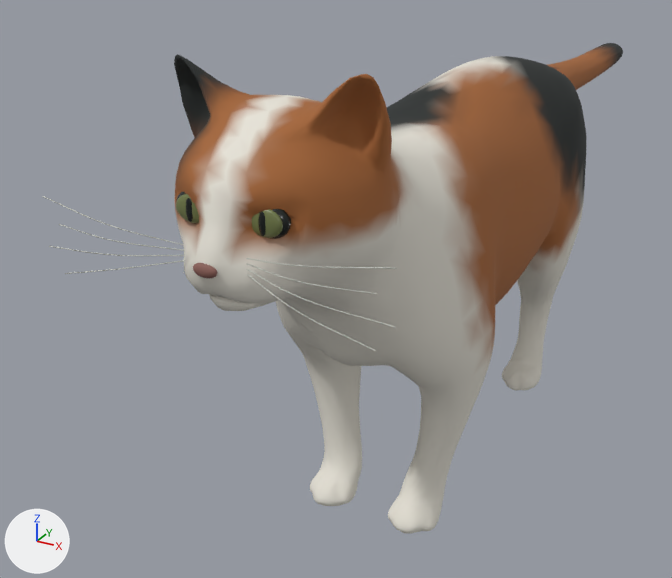
Before and after pictures for a commit that changed the glTF model 3D/dist/assets/obs/lucy/lucy-cabin.glb.
Rendered twice from a camera (50 mm lens) standing at (0.166, -0.489, 0.285) and looking at (-0.067, -0.067, 0.074). Arrows for +X, +Y and +Z are at lower left; the lights stay in place. The first picture is the older version. Vertices at exactly the same position are counted once.

In view in the first picture: 'Lucy_Free3D_Surface'.
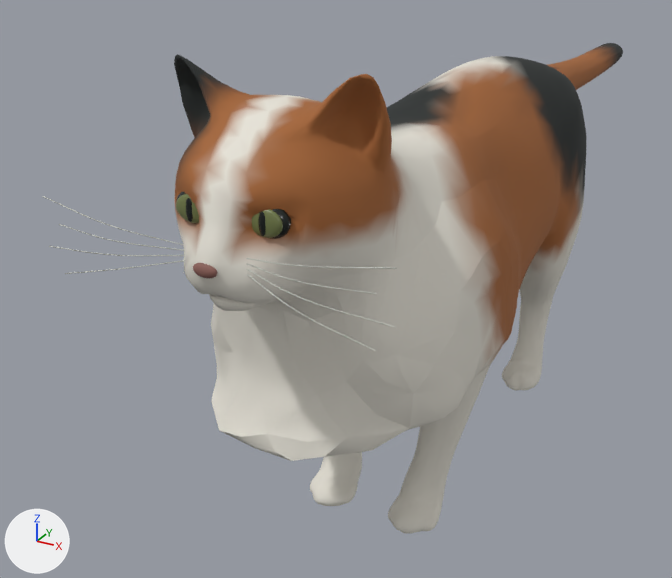
The newer file adds a shape key; the second version is drawn at full value of the shape key 'SitRuff' of 'Lucy_Free3D_Surface', and the change is written as the vertex moves it makes.

Boxes (x1, y1, x2, y2) around the edits, measured in the pictures (672 x 578 px; the box of a moved part takes in the faces that stretch with it):
```json
{"part": 1, "of": "me_mesh", "change": "moved or reshaped", "before": [276, 120, 552, 404], "after": [211, 120, 552, 461]}
```

The change, as JSON lines over the scene's bpy script:
```json
{"block": "me_mesh", "where": "me_mesh.from_pydata(...)  # 9211 vertices, 18084 faces; spans x -0.066..0.066, y -0.275..0.257, z 0.001..0.231"}
{"block": "me_mesh", "where": "# used by ob_lucy_free3d_surface; location = (0.0, 0.0, 0.0)"}
{"block": "me_mesh", "change": "me_mesh part 1: 1115 of 9211 vertices moved; they spanned x -0.049..0.049, y -0.238..-0.063, z 0.082..0.182 and now span x -0.055..0.055, y -0.239..-0.063, z 0.082..0.181; mean shift (0.0, -0.006, -0.009); largest move (-0.008, -0.19, 0.109) -> (-0.026, -0.235, 0.086)"}
```
